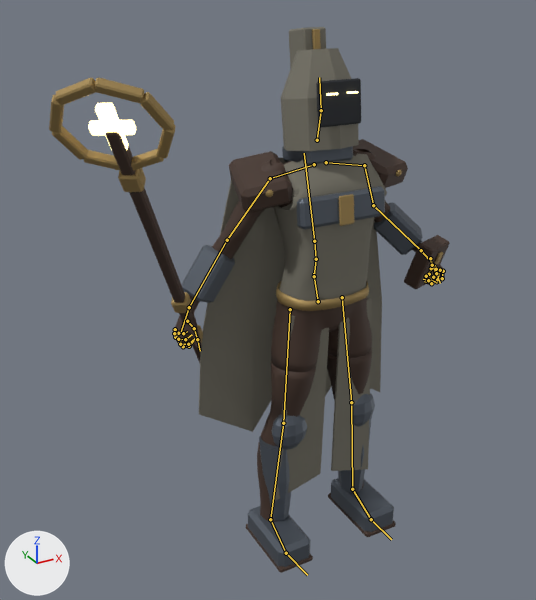
Before and after pictures for a commit that changed the FBX model MobileGame/Assets/Art/DarkFantasy/Models/Cleric_Man.fbx.
Before and after are seen from a 50 mm lens placed at (-1.38, -2.13, 2.12), pointed at (-0.26, -0.1, 1.1). Lighting does not change. The marker at lower left points along +X, +Y and +Z. The older version comes first. Both versions are drawn at frame 12 of the action 'Cleric_ManSkeleton|Cast'; the numbers are the values there. The bones that change, and the others that lie on the model, are drawn over the model as lines.

The first picture shows 'Cleric_Man'.
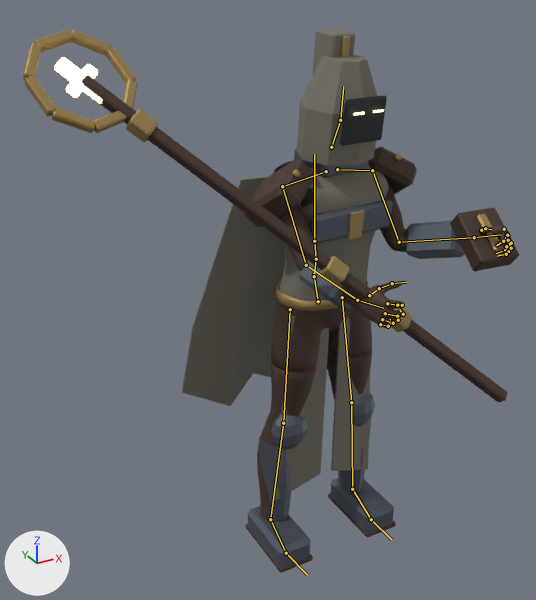
The edits, one by one:
Bone 'spine_03' (bone_spine_03) turns from (-7, 0, 0) to (6, 5, 1) degrees about its own x, y and z.
Bone 'upperarm_l' (bone_upperarm_l) turns from (-32, -1, -1) to (36, 6, -35) degrees about its own x, y and z.
Bone 'lowerarm_l' (bone_lowerarm_l) turns from (0, 0, 0) to (22, 12, 32) degrees about its own x, y and z.
Bone 'upperarm_r' (bone_upperarm_r) turns from (-28, 1, 10) to (38, -5, 36) degrees about its own x, y and z.
Bone 'lowerarm_r' (bone_lowerarm_r) turns from (-26, 0, 0) to (6, 5, -4) degrees about its own x, y and z.

Location of each change, (x1, y1, x2, y2) in pixels of the pictures (536 x 600 px):
'Cleric_Man', posed (24% wider)
    before: (49, 27, 450, 573)
    after: (23, 28, 519, 573)
bone 'spine_03', root to tip
    before: (314, 241) to (304, 153)
    after: (314, 241) to (314, 154)
bone 'upperarm_l', root to tip
    before: (364, 165) to (373, 205)
    after: (372, 170) to (399, 242)
bone 'lowerarm_l', root to tip
    before: (373, 205) to (421, 250)
    after: (399, 242) to (474, 237)
bone 'upperarm_r', root to tip
    before: (270, 178) to (227, 240)
    after: (282, 186) to (306, 265)
bone 'lowerarm_r', root to tip
    before: (227, 240) to (189, 307)
    after: (306, 265) to (357, 300)
